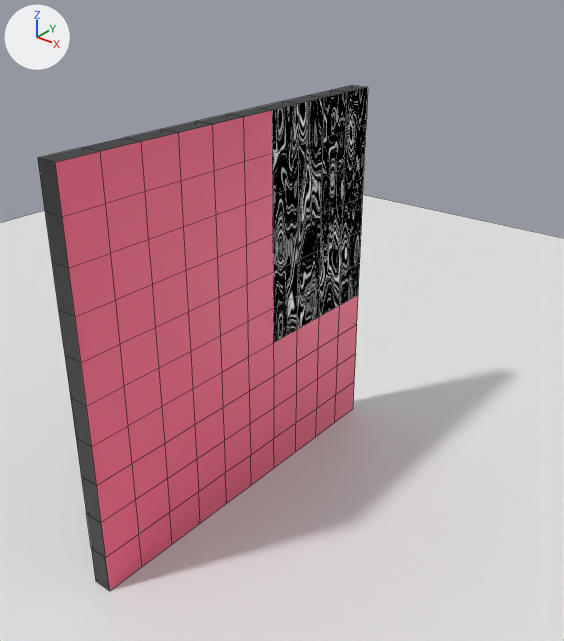
An edit to the Blender file proc/proceduraltrimsheet.blend, drawn before and after from the same camera.
Before and after are seen from a 50 mm camera at (2.31, -2.62, 2.7) aimed at (-0.28, 0.62, 0.69). Arrows for +X, +Y and +Z are at upper left; the lights stay in place. Mesh edges are drawn as thin lines.
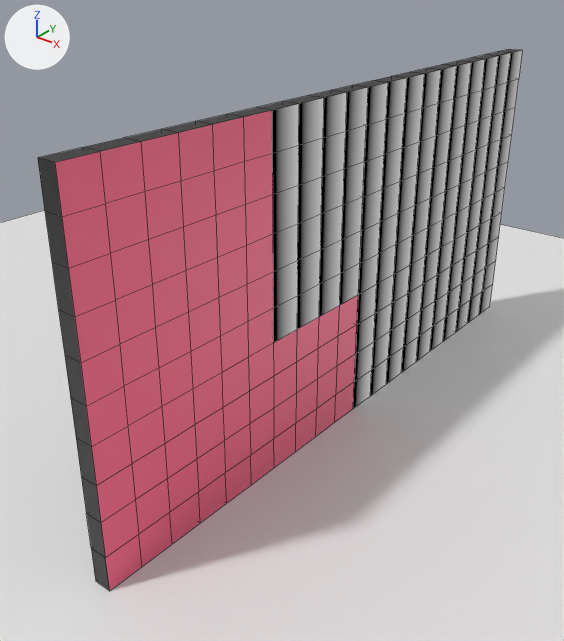
What differs and where, as boxes (x1, y1, x2, y2) in the pictures (564 x 641 px):
'Plane', surface changed
    both: (269, 85, 368, 411)
'Plane.002', added
    after: (353, 49, 522, 408)
    faces in mat_wideplanks_vert: (353, 51, 522, 408)
    faces in mat_donotuse (black #2b2b2b): (353, 49, 522, 87)

What changed in the scene script:
```text
Change mat_wideplanks_vert:
    remove # nodes: OutputMaterial, TexCoord, TexNoise x2, TexWhiteNoise, VectorMath x3
    nodes: Math x3, OutputMaterial, SeparateXYZ, TexCoord, VectorMath
Add me_plane_002:
    me_plane_002.from_pydata(...)  # 242 vertices, 240 faces; spans x -0.1..0.0, y -1.0..1.0, z 0.0..2.0
    # faces by material slot: [100, 140]
    me_plane_002.materials.append(mat_wideplanks_vert)
    me_plane_002.materials.append(mat_donotuse)  # black #2b2b2b
Add ob_plane_002:
    ob_plane_002 = bpy.data.objects.new('Plane.002', me_plane_002)
    ob_plane_002.location = (0.0, 2.0, 0.0)
```
